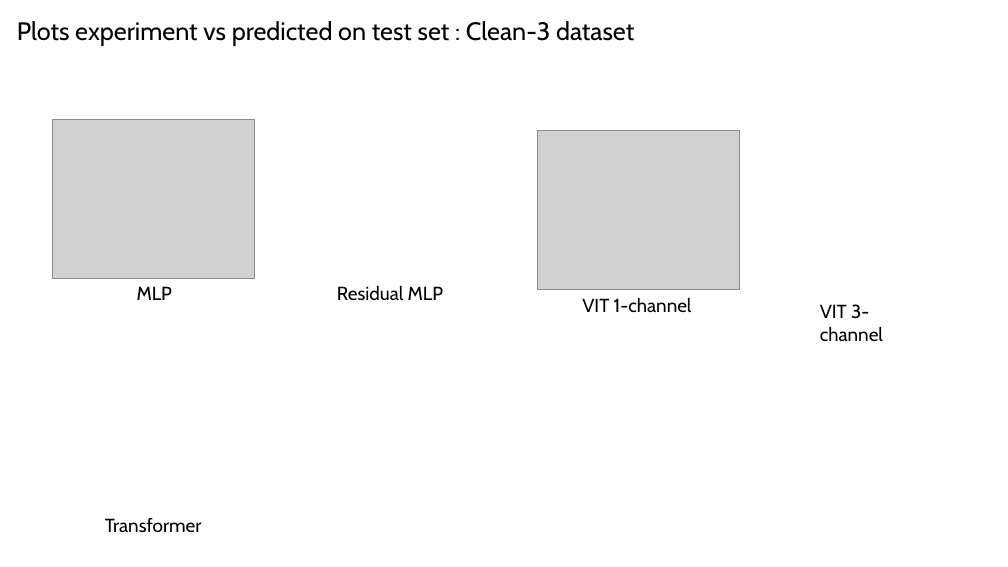
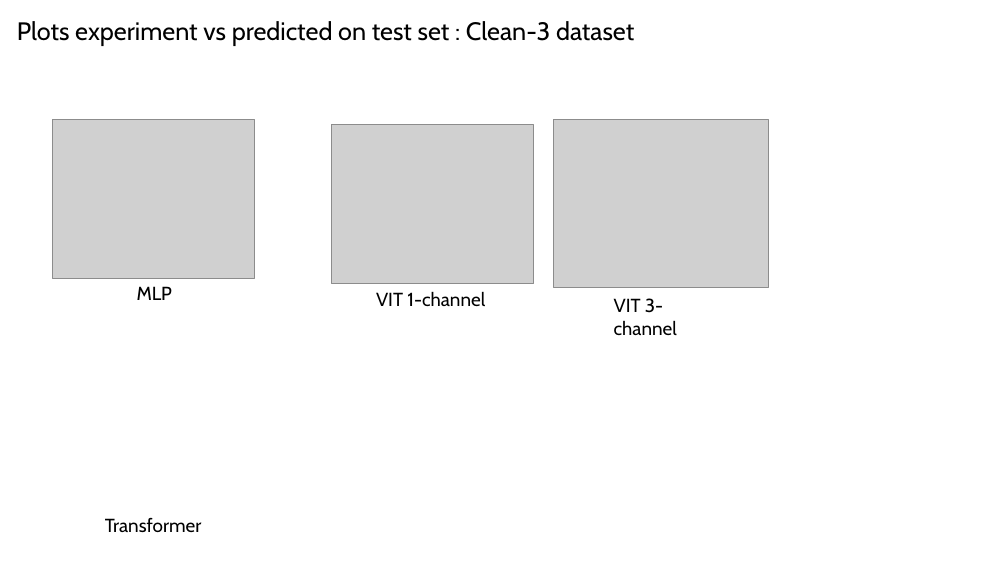
Before and after one commit to planaria158/BERT-antibody-antigen-binding-energy, a slide deck: slide 12 of Homework-aAlphaBio.pptx. Drawn at 1008x567 pixels with LibreOffice and Linux fonts; fonts in the diff are those of the drawing; grey boxes stand for pictures. Boxes give left, top, right and bottom in pixels: in the first picture for what was removed or moved away, otherwise in the second. Text is boxed around its words. In the diff, an @@ line names an element or a change of style, - is before the commit and + after.

```diff
--- a/Homework-aAlphaBio.pptx
+++ b/Homework-aAlphaBio.pptx
@@ picture added at bbox=[554, 119, 768, 288] @@
@@ text removed at bbox=[337, 285, 444, 300] @@
-Residual MLP
@@ 2 texts, 1 picture: place and size @@
-2 texts, 1 picture at bbox=[538, 131, 883, 341]
+2 texts, 1 picture at bbox=[331, 125, 677, 335]
```
Also in this commit, not shown: 2 other slides changed, 1 other file.
